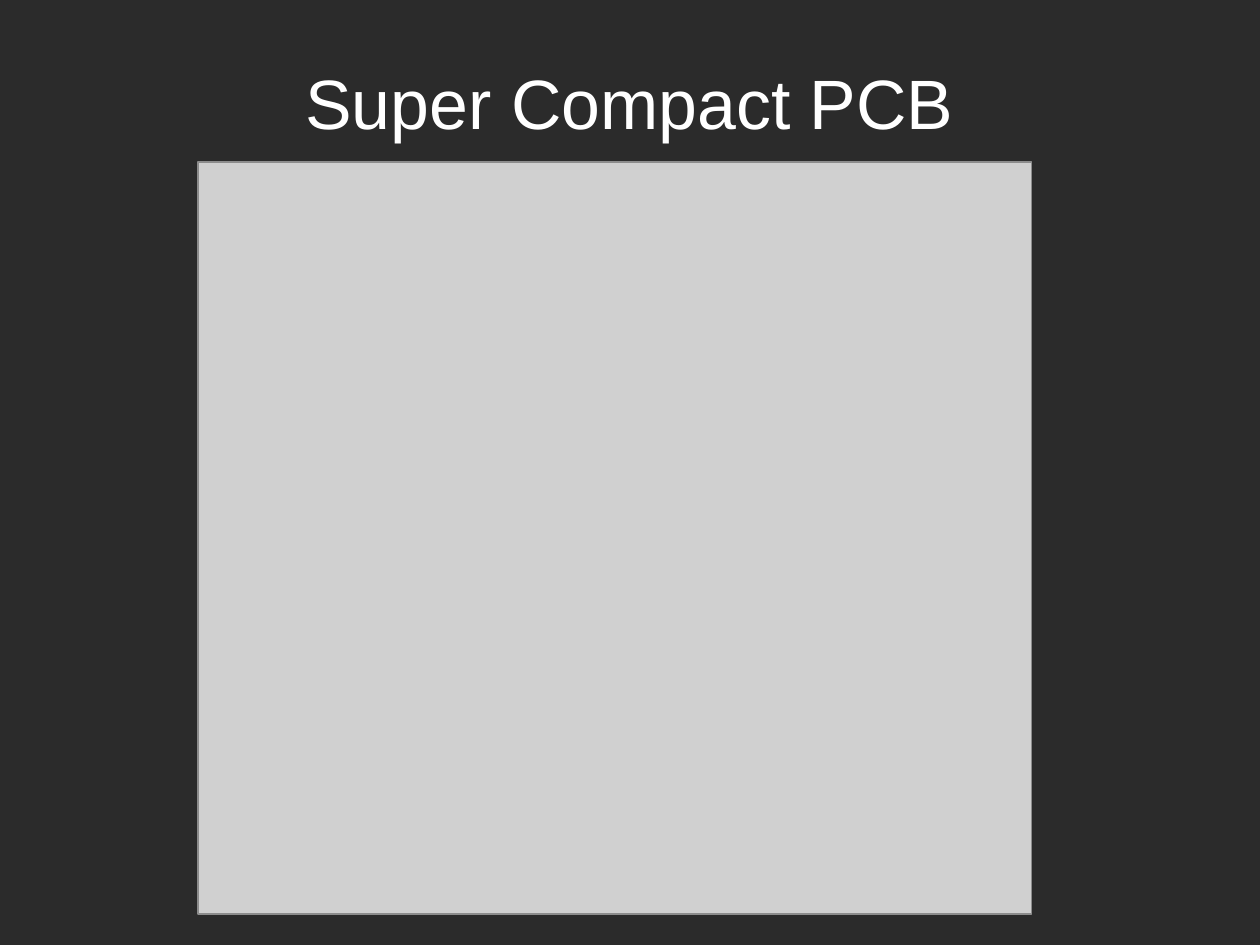
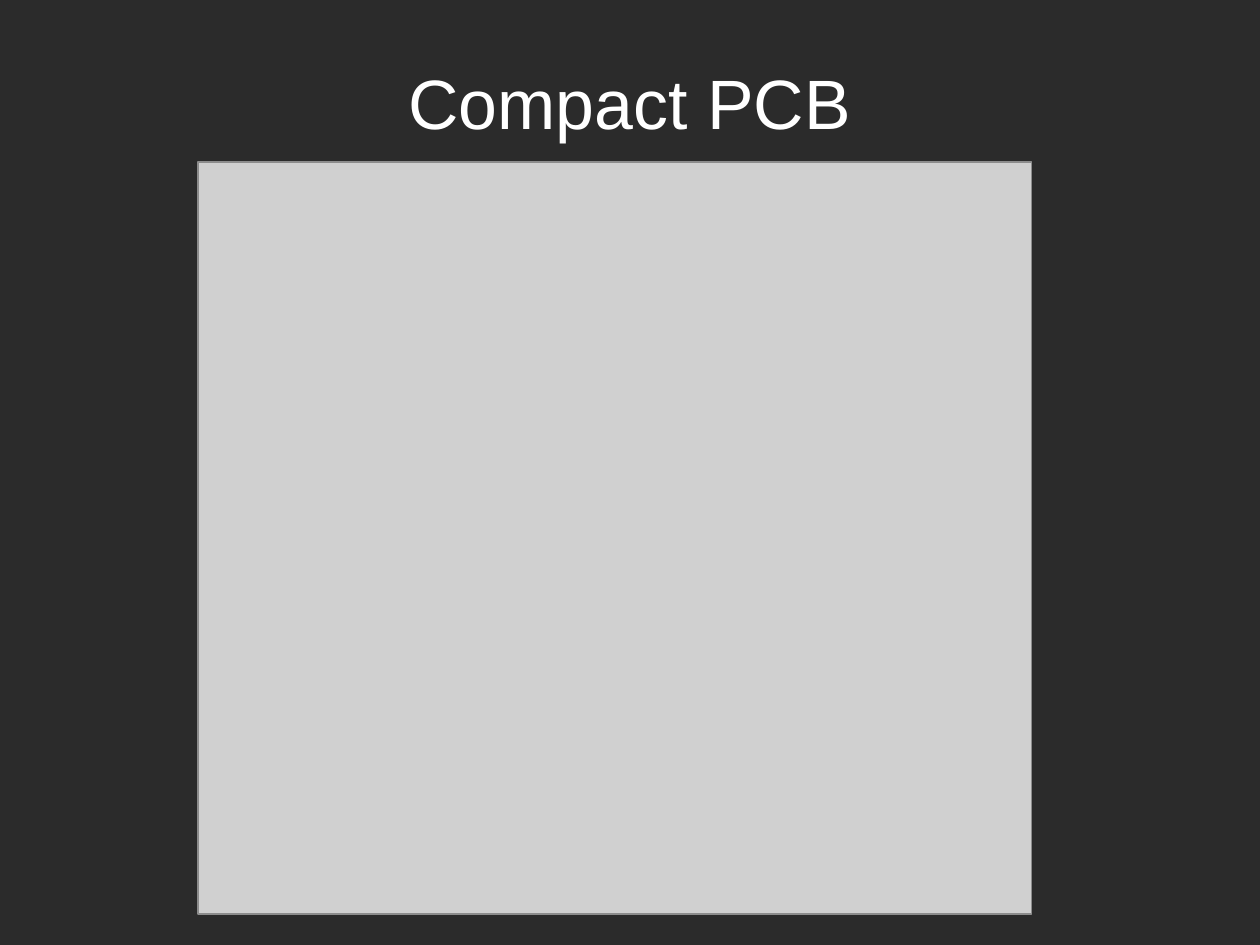
Before and after one commit to TheComet/bat6, a slide deck: slide 15 of doc/presentation/libreoffice/presentation.odp (slide 10 before the commit). Drawn at 1260x945 pixels with LibreOffice and Linux fonts; fonts in the diff are those of the drawing; grey boxes stand for pictures; background and template pictures are left out; a plain dark background stands for a picture behind light text. Boxes give left, top, right and bottom in pixels: in the first picture for what was removed or moved away, otherwise in the second. Text is boxed around its words. In the diff, an @@ line names an element or a change of style, - is before the commit and + after.

```diff
--- a/doc/presentation/libreoffice/presentation.odp
+++ b/doc/presentation/libreoffice/presentation.odp
@@ title at (408, 80, 850, 142): text changed @@
-Super Compact PCB
+Compact PCB
```
Also in this commit, not shown: 2 other slides changed, 10 slides added, 6 slides removed.
